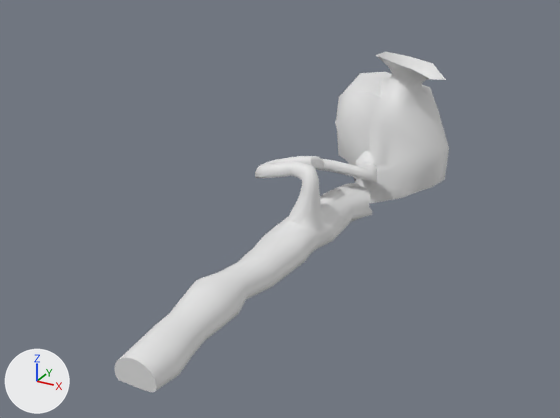
What one commit did to the FBX model juegojuego/Assets/3DModels/Terrain/Modelo/EndTunnel.fbx.
Camera for both pictures: a 50 mm lens placed at (195.0, -554.0, 211.0), pointed at (-35.0, -136.0, 2.0). The axes (+X, +Y, +Z) are drawn at lower left. The lights are the same throughout. Vertices at the same position are counted once.
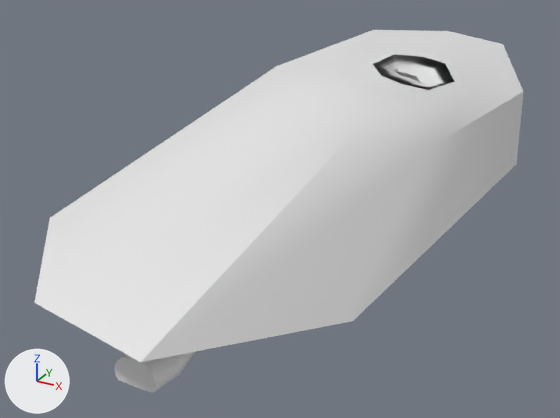
What differs and where, as boxes [x1, y1, x2, y2] in the pictures (560 x 418 px):
'Cylinder', reshaped (47% wider, 6% taller): before [115, 52, 449, 392]; after [34, 30, 524, 392]
part 1 of me_cylinder_002, built on: before [354, 52, 446, 181]; after [34, 30, 524, 362]

What the commit changed:
me_cylinder_002 is used by ob_cylinder; location (0.0, 0.0, 0.0).
me_cylinder_002 had 2754 vertices, 2757 faces and spanned x -37.0..52.0, y -331.0..74.0, z -6.0..96.0.
me_cylinder_002 now has 2778 vertices, 2784 faces and spans x -115.0..80.0, y -360.0..152.0, z -6.0..101.0.
Part 1, on me_cylinder_002:
2 faces are deleted.
3 vertices in x 6.0..30.0, y -61.0..-46.0, z 78.0..88.0 move by (3.0, 2.0, -3.0).
13 vertices move from x -2.0..42.0, y -74.0..-29.0, z 78.0..96.0 to x 1.0..45.0, y -100.0..-11.0, z 75.0..92.0.
24 vertices are added at x -115.0..80.0, y -360.0..152.0, z -4.0..101.0.
29 new faces join them.
